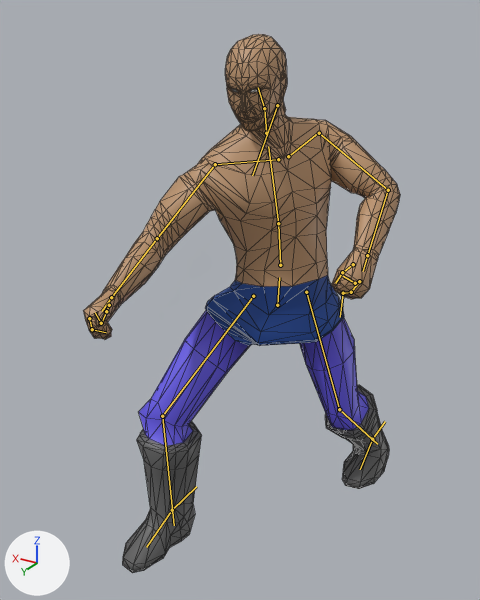
One commit to the glTF model assets/characters/humanoid-armature.glb: the scene before it, then after it.
Before and after are seen from a 50 mm lens placed at (-0.869, 1.642, 1.543), pointed at (0.084, 0.055, 0.749). Arrows for +X, +Y and +Z are at lower left; the lights stay in place. The picture after the commit comes second. Both versions are drawn at frame 18 of the action 'SlashHorizontal'; the numbers are the values there. The bones that change, and the others that lie on the model, are drawn over the model as lines. Mesh edges are drawn as thin lines.

The first picture shows 'HumanMaleForm'.
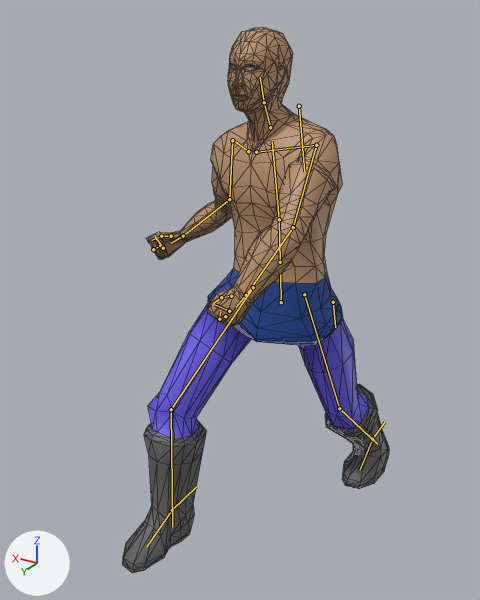
Location of each change, [x1, y1, x2, y2] in pixels of the pictures (480 x 600 px):
```json
{"object": "HumanMaleForm", "change": "posed", "before": [84, 34, 400, 573], "after": [122, 27, 389, 573], "on screen": "15% narrower"}
{"bone": "hips", "before": "(277, 305) to (279, 277)", "after": "(281, 302) to (280, 274)"}
{"bone": "spine", "before": "(280, 265) to (278, 223)", "after": "(280, 262) to (279, 219)"}
{"bone": "ribs", "before": "(278, 223) to (268, 146)", "after": "(279, 219) to (272, 141)"}
{"bone": "head", "before": "(264, 108) to (258, 87)", "after": "(264, 102) to (260, 77)"}
{"bone": "upper_arm.L", "before": "(319, 133) to (388, 190)", "after": "(316, 145) to (293, 227)"}
{"bone": "forearm.L", "before": "(388, 190) to (367, 255)", "after": "(293, 227) to (246, 295)"}
{"bone": "hand.L", "before": "(367, 255) to (363, 271)", "after": "(246, 295) to (236, 307)"}
{"bone": "upper_arm.R", "before": "(215, 164) to (157, 238)", "after": "(232, 140) to (229, 199)"}
{"bone": "forearm.R", "before": "(157, 238) to (111, 297)", "after": "(229, 199) to (183, 236)"}
{"bone": "hand.R", "before": "(111, 297) to (102, 311)", "after": "(183, 236) to (171, 243)"}
{"bone": "thigh.L", "before": "(306, 292) to (339, 409)", "after": "(304, 294) to (339, 408)"}
{"bone": "shin.L", "before": "(339, 409) to (377, 444)", "after": "(339, 408) to (377, 444)"}
{"bone": "thigh.R", "before": "(253, 296) to (162, 416)", "after": "(253, 287) to (171, 409)"}
{"bone": "shin.R", "before": "(162, 416) to (174, 525)", "after": "(171, 409) to (172, 527)"}
```

The change, as JSON lines over the scene's bpy script:
```json
{"block": "bone_hips", "where": "bone_hips = bpy.data.objects['HumanoidArmature'].pose.bones['hips']"}
{"op": "set", "path": "bone_hips.location", "old": "(-0.004, -0.12, 0.034)", "new": "(-0.004, -0.125, 0.011)"}
{"op": "set", "path": "bone_hips.rotation_quaternion", "old": "(0.939, 0.006, 0.337, -0.07)", "new": "(0.994, -0.008, 0.1, -0.028)", "note": "degrees (-3, 39, -10) -> degrees (-1, 11, -3)"}
{"block": "bone_spine", "where": "bone_spine = bpy.data.objects['HumanoidArmature'].pose.bones['spine']  # child of 'hips'"}
{"op": "set", "path": "bone_spine.rotation_quaternion", "old": "(0.989, -0.024, 0.143, 0.032)", "new": "(0.992, -0.022, -0.114, 0.03)", "note": "degrees (-2, 16, 3) -> degrees (-3, -13, 4)"}
{"block": "bone_ribs", "where": "bone_ribs = bpy.data.objects['HumanoidArmature'].pose.bones['ribs']  # child of 'spine'"}
{"op": "set", "path": "bone_ribs.rotation_quaternion", "old": "(0.994, 0.097, 0.002, 0.044)", "new": "(0.987, 0.102, -0.122, 0.023)", "note": "degrees (11, 0, 5) -> degrees (12, -14, 1)"}
{"block": "bone_head", "where": "bone_head = bpy.data.objects['HumanoidArmature'].pose.bones['head']  # child of 'neck'"}
{"op": "set", "path": "bone_head.rotation_quaternion", "old": "(0.98, -0.056, -0.173, 0.079)", "new": "(0.934, -0.173, 0.255, -0.172)", "note": "degrees (-8, -19, 11) -> degrees (-27, 25, -27)"}
{"block": "bone_upper_arm_l", "where": "bone_upper_arm_l = bpy.data.objects['HumanoidArmature'].pose.bones['upper_arm.L']  # child of 'shoulder.L'"}
{"op": "set", "path": "bone_upper_arm_l.rotation_quaternion", "old": "(0.844, 0.473, 0.252, -0.015)", "new": "(0.744, 0.555, 0.373, -0.002)", "note": "degrees (62, 26, 14) -> degrees (83, 34, 30)"}
{"block": "bone_forearm_l", "where": "bone_forearm_l = bpy.data.objects['HumanoidArmature'].pose.bones['forearm.L']  # child of 'upper_arm.L'"}
{"op": "set", "path": "bone_forearm_l.rotation_quaternion", "old": "(0.877, 0.231, -0.078, 0.414)", "new": "(0.924, 0.192, -0.298, 0.139)", "note": "degrees (21, -19, 47) -> degrees (20, -37, 10)"}
{"block": "bone_hand_l", "where": "bone_hand_l = bpy.data.objects['HumanoidArmature'].pose.bones['hand.L']  # child of 'forearm.L'"}
{"op": "set", "path": "bone_hand_l.rotation_quaternion", "old": "(0.999, 0.0, 0.0, -0.035)", "new": "(0.972, 0.082, -0.217, 0.028)", "note": "degrees (0, 0, -4) -> degrees (9, -25, 1)"}
{"block": "bone_upper_arm_r", "where": "bone_upper_arm_r = bpy.data.objects['HumanoidArmature'].pose.bones['upper_arm.R']  # child of 'shoulder.R'"}
{"op": "set", "path": "bone_upper_arm_r.rotation_quaternion", "old": "(0.826, 0.022, 0.555, 0.089)", "new": "(0.97, -0.026, 0.003, 0.237)", "note": "degrees (19, 66, 25) -> degrees (-3, 1, 27)"}
{"block": "bone_forearm_r", "where": "bone_forearm_r = bpy.data.objects['HumanoidArmature'].pose.bones['forearm.R']  # child of 'upper_arm.R'"}
{"op": "set", "path": "bone_forearm_r.rotation_quaternion", "old": "(0.974, 0.174, -0.022, -0.142)", "new": "(0.955, -0.183, -0.031, -0.227)", "note": "degrees (20, 0, -17) -> degrees (-20, -8, -25)"}
{"block": "bone_hand_r", "where": "bone_hand_r = bpy.data.objects['HumanoidArmature'].pose.bones['hand.R']  # child of 'forearm.R'"}
{"op": "set", "path": "bone_hand_r.rotation_quaternion", "old": "(0.999, 0.011, 0.041, -0.016)", "new": "(0.781, 0.153, 0.563, -0.222)", "note": "degrees (1, 5, -2) -> degrees (-2, 71, -33)"}
{"block": "bone_thigh_l", "where": "bone_thigh_l = bpy.data.objects['HumanoidArmature'].pose.bones['thigh.L']  # child of 'hips'"}
{"op": "set", "path": "bone_thigh_l.rotation_quaternion", "old": "(0.958, 0.058, 0.26, -0.109)", "new": "(0.984, 0.135, 0.017, -0.117)", "note": "degrees (4, 31, -12) -> degrees (15, 4, -13)"}
{"block": "bone_shin_l", "where": "bone_shin_l = bpy.data.objects['HumanoidArmature'].pose.bones['shin.L']  # child of 'thigh.L'"}
{"op": "set", "path": "bone_shin_l.rotation_quaternion", "old": "(0.976, 0.217, 0.0, -0.008)", "new": "(0.982, 0.188, 0.0, -0.007)", "note": "degrees (25, 0, -1) -> degrees (22, 0, -1)"}
{"block": "bone_thigh_r", "where": "bone_thigh_r = bpy.data.objects['HumanoidArmature'].pose.bones['thigh.R']  # child of 'hips'"}
{"op": "set", "path": "bone_thigh_r.rotation_quaternion", "old": "(0.785, -0.282, 0.504, 0.223)", "new": "(0.901, -0.32, 0.279, 0.091)", "note": "degrees (-33, 67, 9) -> degrees (-39, 34, -1)"}
{"block": "bone_shin_r", "where": "bone_shin_r = bpy.data.objects['HumanoidArmature'].pose.bones['shin.R']  # child of 'thigh.R'"}
{"op": "set", "path": "bone_shin_r.rotation_quaternion", "old": "(0.943, 0.333, 0.0, 0.013)", "new": "(0.958, 0.286, 0.0, 0.011)", "note": "degrees (39, 0, 1) -> degrees (33, 0, 1)"}
```
